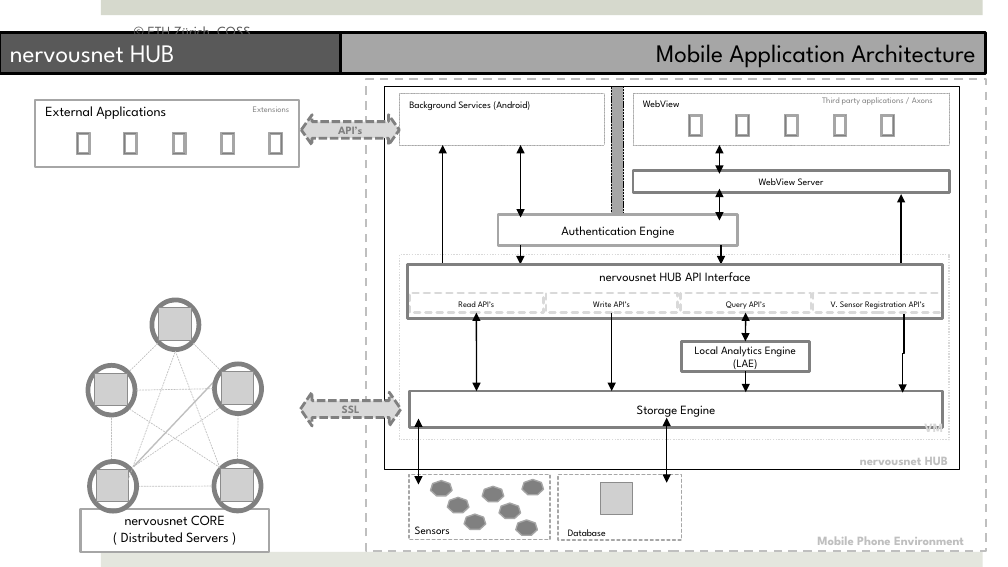
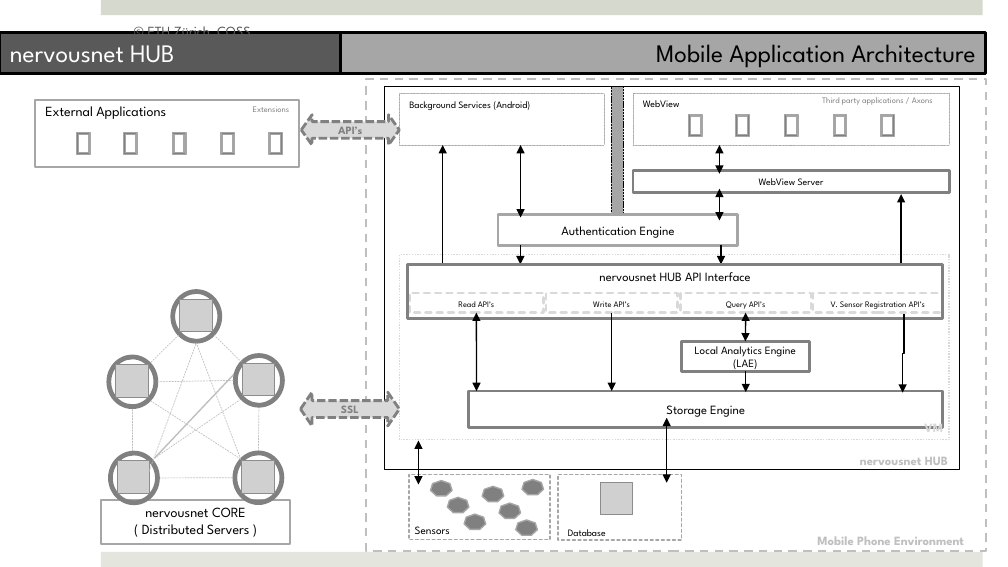
Before and after one commit to prasad79/nervousnet, a slide deck: slide 5 of Documents/Architecture/nervousnet.pptx. Drawn at 1008x567 pixels with LibreOffice and Linux fonts; fonts in the diff are those of the drawing; grey boxes stand for pictures. Boxes give left, top, right and bottom in pixels: in the first picture for what was removed or moved away, otherwise in the second. Text is boxed around its words. In the diff, an @@ line names an element or a change of style, - is before the commit and + after.

```diff
--- a/Documents/Architecture/nervousnet.pptx
+++ b/Documents/Architecture/nervousnet.pptx
@@ 11 lines, 5 pictures, 5 donuts, 1 rectangle: place and size @@
-11 lines, 5 pictures, 5 donuts, 1 rectangle at [81,298,269,553]
+11 lines, 5 pictures, 5 donuts, 1 rectangle at [102,290,290,544]
@@ rectangle "Storage Engine": place and size @@
-rectangle "Storage Engine" at [409,391,942,428]
+rectangle "Storage Engine" at [469,391,942,428]
@@ double arrow moved from (418, 418) - (418, 485) to (418, 440) - (418, 485) @@
```
Also in this commit, not shown: 1 other slide changed, 1 other file.
